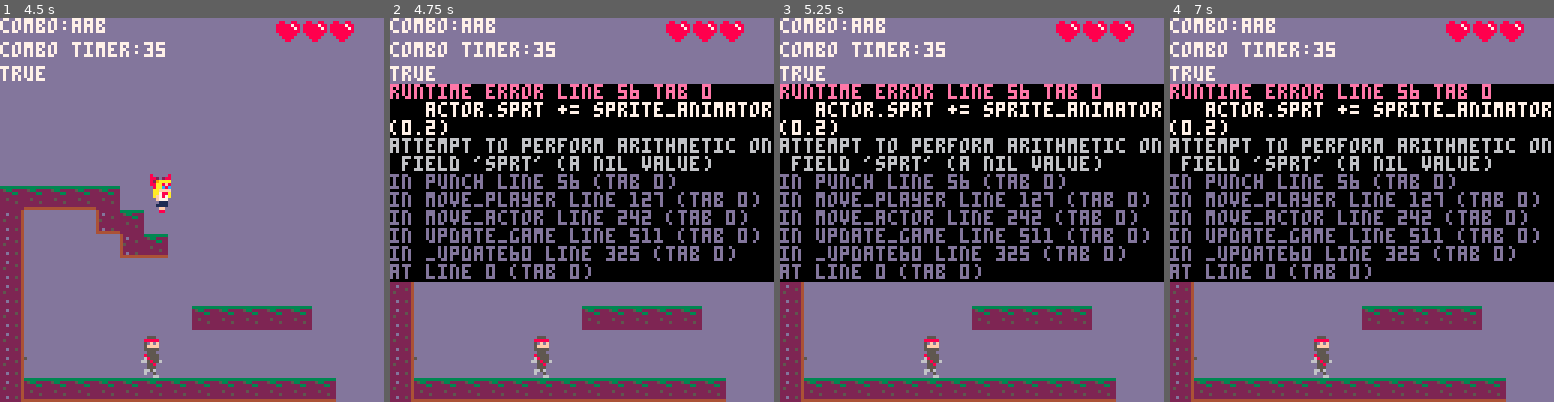
Above: before the commit, frames 1-4 (left to right).
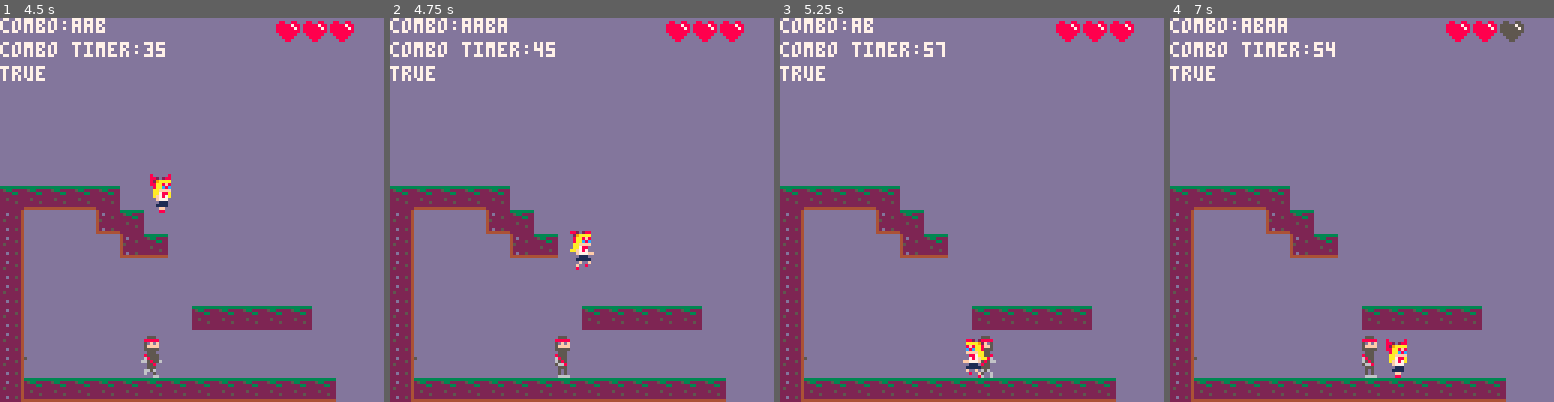
Above: after the commit, the same moments.

Repository: MarkNickerson/SailorV
Game: PICO-8 cartridge sailorv.p8
Same seed, same stepped clock (60 frames per second), same inputs: the game is played once before the commit and once after it.
Inputs:
- Up to frame 1 (4.5 s): tap X (X key) at 0.33, 1.07, 1.85, 2.97, 4.08 s; tap O (Z key) at 0.7, 1.7, 2.1, 2.5, 2.9, 3.3, 3.7, 4.1 s; hold Right 1.6-2.1 s; hold Up 2.15-2.42 s; hold Right 2.47-3.03 s; hold Left 3.08-3.58 s; hold Right from 4.02 s (still down)
- Up to frame 2 (4.75 s): tap O (Z key) at 4.5 s; release Right at 4.68 s; hold Up from 4.73 s (still down)
- Up to frame 3 (5.25 s): tap O (Z key) at 4.9 s; release Up at 5.03 s; hold Left from 5.08 s (still down); tap X (X key) at 5.2 s
- Up to frame 4 (7 s): tap O (Z key) every 0.4 s from 5.3 to 6.9 s; release Left at 5.68 s; hold Right 6.08-6.58 s; tap X (X key) at 6.32 s; hold Right from 6.63 s (still down)

Frame 1 is identical in both runs. In frame 2, 47% of the frame differs, in the area x 0-100%, y 0-94%; in frame 3, 47%; in frame 4, 47%.
Error before the commit: runtime error line 56 tab 0; actor.sprt += sprite_animator(0.2); attempt to perform arithmetic on field 'sprt' (a nil value)

Commit message:
all combos ending in A now have a sprite

Diff:
--- a/sailorv.p8
+++ b/sailorv.p8
@@ -623,6 +623,7 @@
 left.left.right.attac = "aab"
 left.right.left = {}
 left.right.left.attac = "aba"
+left.right.left.sprt = 5
 left.right.right = {}
 left.right.right.attac = "abb"
 left.left.left.left = {}
@@ -632,14 +633,17 @@
 left.left.left.right.attac="aaab"
 left.left.right.left = {}
 left.left.right.left.attac="aaba"
+left.left.right.left.sprt = 4
 left.left.right.right = {}
 left.left.right.right.attac="aabb"
 left.right.left.left = {}
 left.right.left.left.attac="abaa"
+left.right.left.left.sprt = 4
 left.right.left.right = {}
 left.right.left.right.attac="abab"
 left.right.right.left = {}
 left.right.right.left.attac="abba"
+left.right.right.left.sprt = 5
 left.right.right.right = {}
 left.right.right.right.attac="abbb"
 
